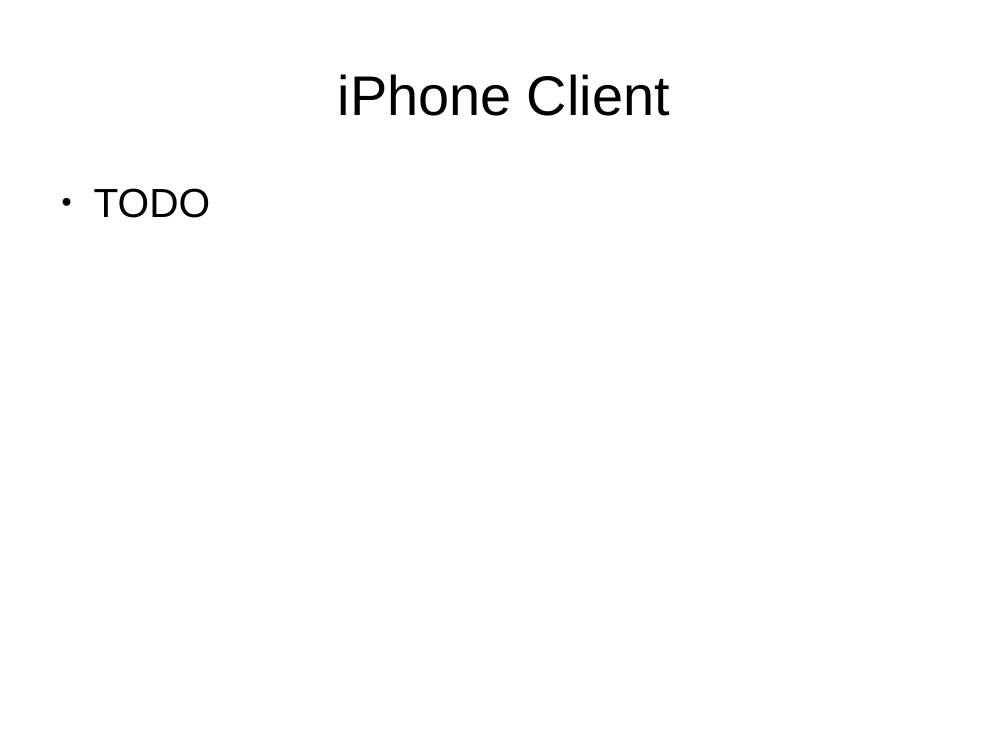
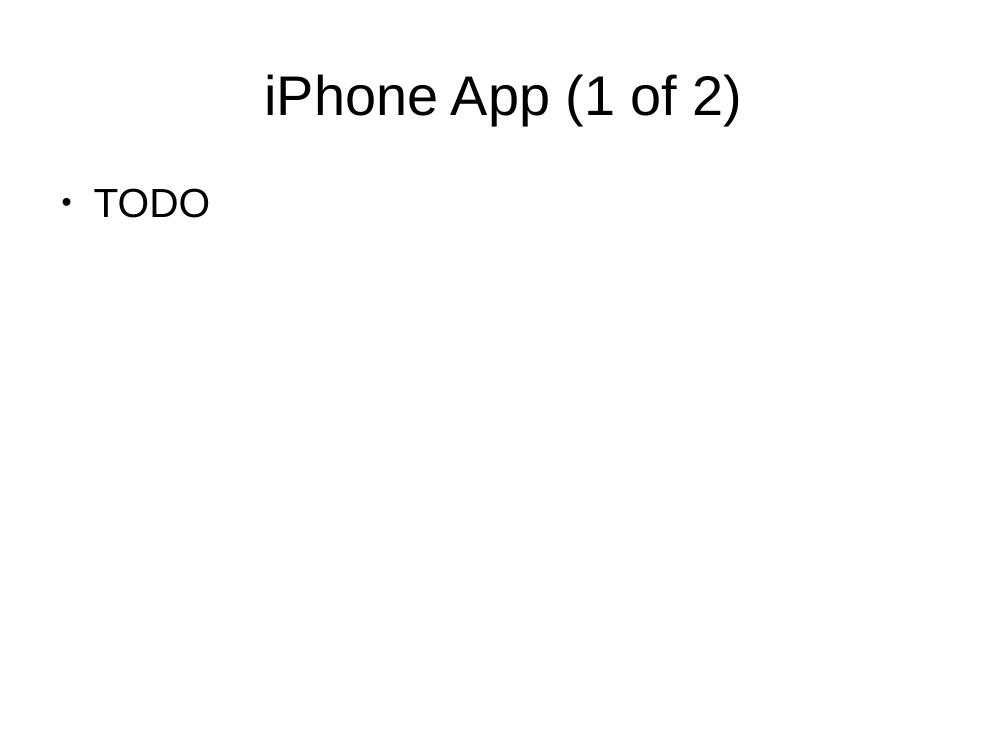
Before and after one commit to lmucs/playserengeti, a slide deck: slide 19 of serengeti/src/site/serengeti.odp. Drawn at 1008x756 pixels with LibreOffice and Linux fonts; fonts in the diff are those of the drawing. Boxes give left, top, right and bottom in pixels: in the first picture for what was removed or moved away, otherwise in the second. Text is boxed around its words. In the diff, an @@ line names an element or a change of style, - is before the commit and + after.

```diff
--- a/serengeti/src/site/serengeti.odp
+++ b/serengeti/src/site/serengeti.odp
@@ title at bbox=[265, 74, 743, 125]: text changed @@
-iPhone Client
+iPhone App (1 of 2)
```
Also in this commit, not shown: 4 other slides changed, 4 slides added, 3 slides removed.
